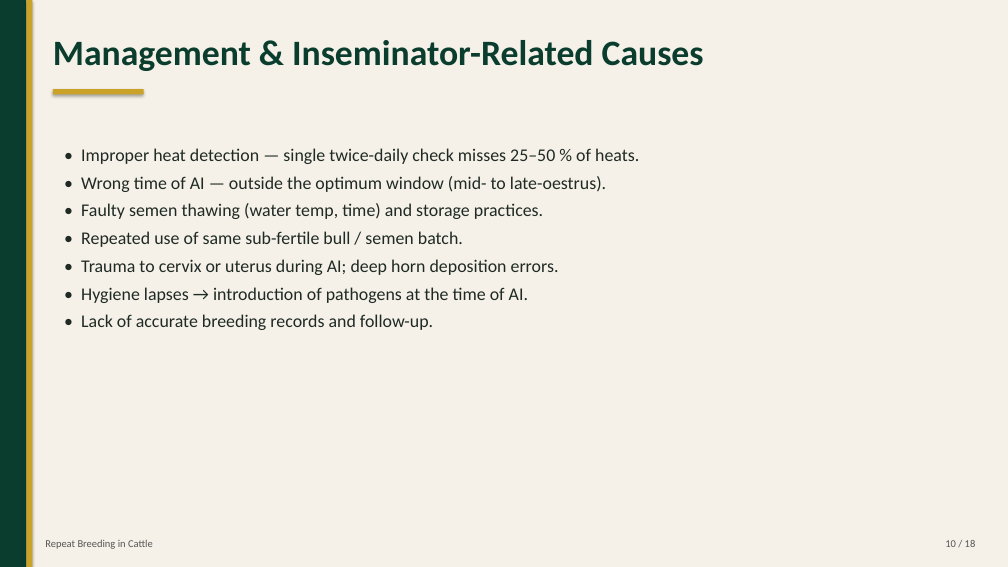
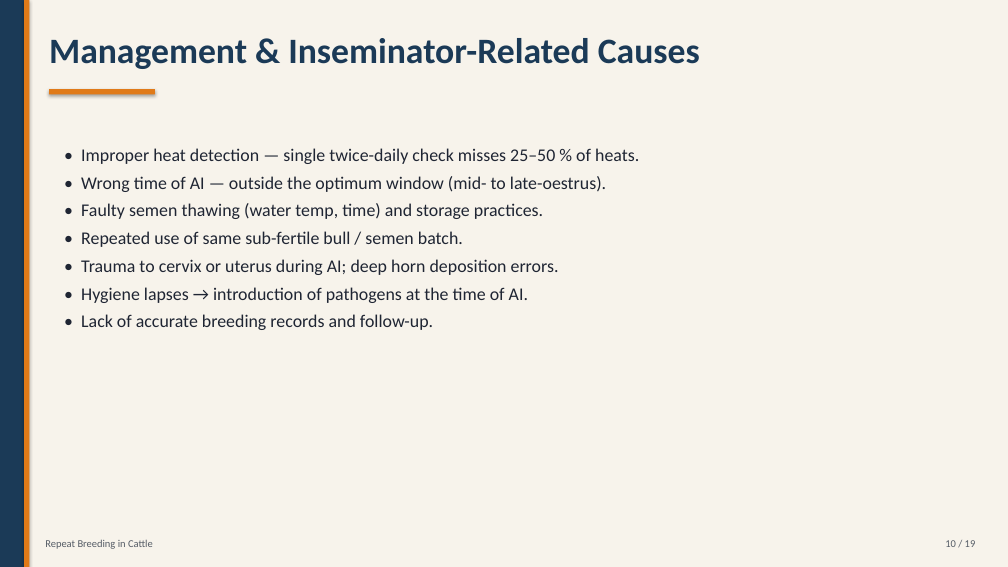
Before and after one commit to shumonlaskar9-cell/MAIN-KIRO, a slide deck: slide 10 of Repeat_Breeding.pptx. Drawn at 1008x567 pixels with LibreOffice and Linux fonts; fonts in the diff are those of the drawing. Boxes give left, top, right and bottom in pixels: in the first picture for what was removed or moved away, otherwise in the second. Text is boxed around its words. In the diff, an @@ line names an element or a change of style, - is before the commit and + after.

Commit message:
Refresh deck: navy/amber theme, 5 photos, buffalo-specific slide

```diff
--- a/Repeat_Breeding.pptx
+++ b/Repeat_Breeding.pptx
@@ rectangle at (x1=0, y1=0, x2=1008, y2=567): fill #F5F1E8 to #F7F3EB @@
@@ rectangle at (x1=0, y1=0, x2=24, y2=567): fill #0B3D2E to #1B3A57 @@
@@ rectangle moved from (x1=26, y1=0, x2=33, y2=567) to (x1=24, y1=0, x2=29, y2=567) @@
@@ rectangle at (x1=24, y1=0, x2=29, y2=567): fill #C9A227 to #E07A18 @@
@@ text "Management & Inseminator-Related Causes" at (x1=49, y1=38, x2=700, y2=69): text colour #0B3D2E to #1B3A57 @@
@@ rectangle at (x1=49, y1=89, x2=155, y2=95): fill #C9A227 to #E07A18 @@
@@ rectangle resized from (x1=53, y1=89, x2=144, y2=95) to (x1=49, y1=89, x2=155, y2=95) @@
@@ text "• Improper heat detection — ..." at (x1=81, y1=148, x2=639, y2=330): text colour #1F2A24 to #1F2533 @@
@@ text "Repeat Breeding in Cattle" at (x1=45, y1=540, x2=153, y2=549): text colour #555555 to #555C66 @@
@@ text at (x1=945, y1=540, x2=976, y2=547): text changed; text colour #555555 to #555C66 @@
-10 / 18
+10 / 19
```
Also in this commit, not shown: 17 other slides changed, 1 slide added, 6 other files.
